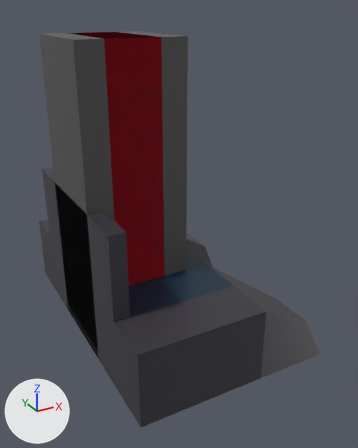
The glTF model space_colony_3d/assets/3d_models/ship/space_colony_ship_meshes.glb: old version first, new version second.
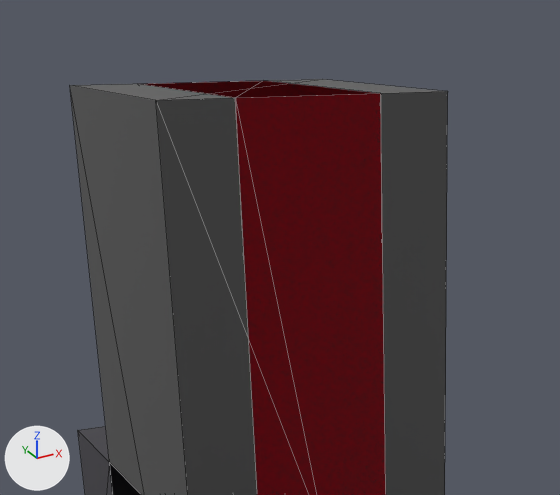
The first picture shows the older version from a 50 mm lens placed at (-1.73, -4.4, 3.23), pointed at (0.58, -0.2, 1.13). The close-ups show both versions on the part from 3% to 65% of the width and 0% to 43% of the height of that picture; other places that the commit changed are outside them. Arrows for +X, +Y and +Z are at lower left; the lights stay in place. The close-ups show mesh edges as thin lines.

Objects in the first close-up: 'door_00-col', 'operation_console-col', 'wall_00-col'.
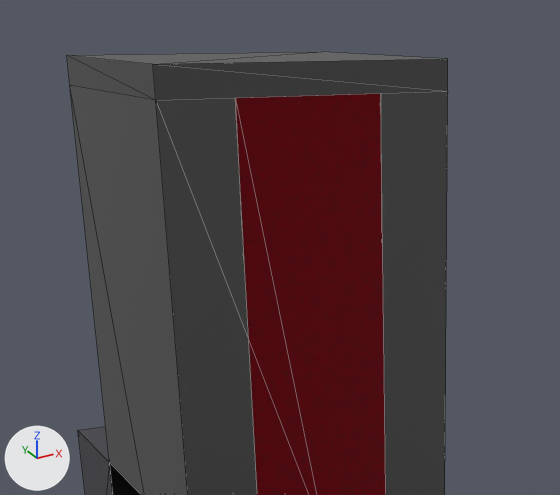
Where the newer file only moved an object's origin or applied its transform, the numbers keep the older frame.

Pixel boxes [x1, y1, x2, y2] of what changed, in the close-ups (560 x 495 px):
'roof_00-col', added
    after: [67, 52, 448, 100]

The change, as a list of edits to the scene's bpy script:
```text
Add mat_material_008:
    mat_material_008 = principled_material('Material.008')
    mat_material_008.base_color = (0.071, 0.071, 0.071)  # dark grey #4b4b4b
Add me_cube_004:
    me_cube_004.from_pydata(...)  # a box spanning x -0.5..0.5, y -0.5..0.5, z 3.0..3.1
    me_cube_004.materials.append(mat_material_008)  # dark grey #4b4b4b
Add ob_roof_00_col:
    ob_roof_00_col = bpy.data.objects.new('roof_00-col', me_cube_004)
    ob_roof_00_col.location = (0.0, 0.0, 0.0)
```
